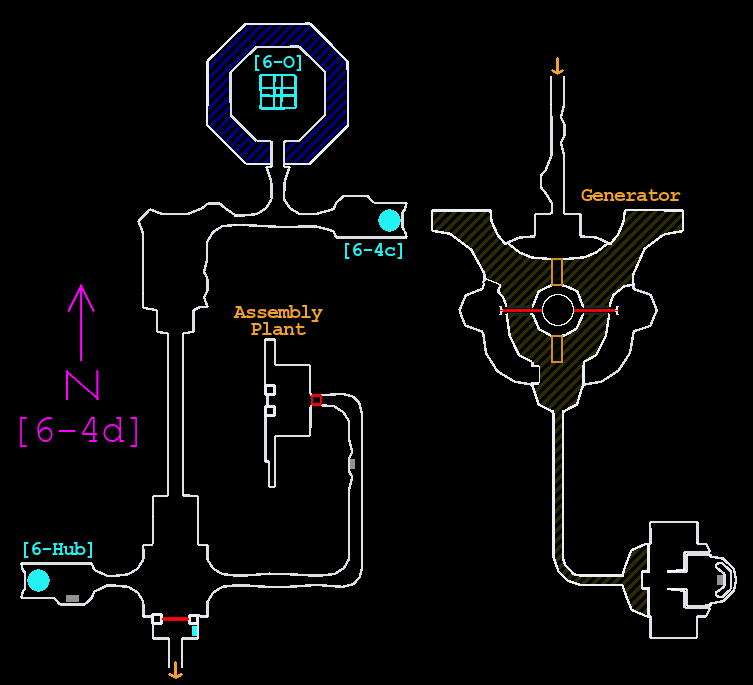
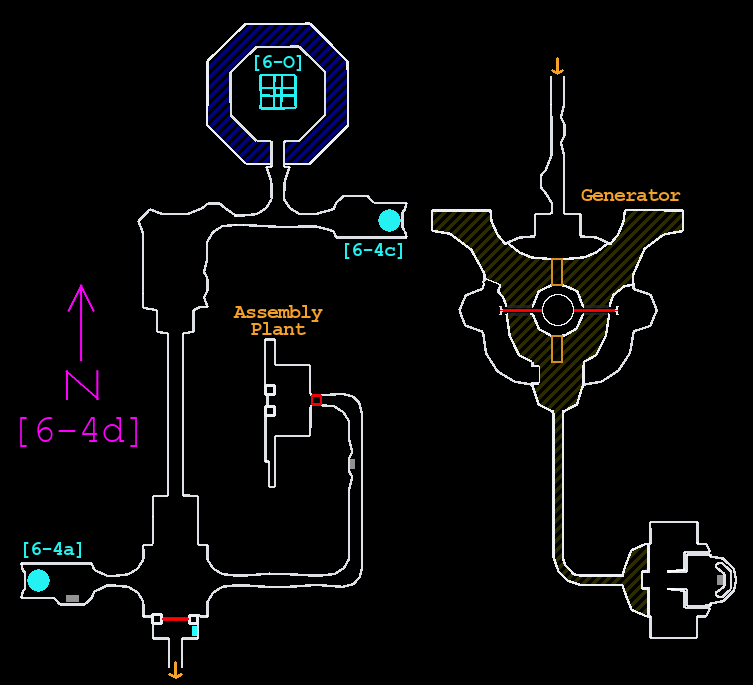
Layers edited between the first and the second 753 x 685 image:
renamed "[6-Hub]" to "[6-4a]", painted on it over [52, 542, 93, 558]
